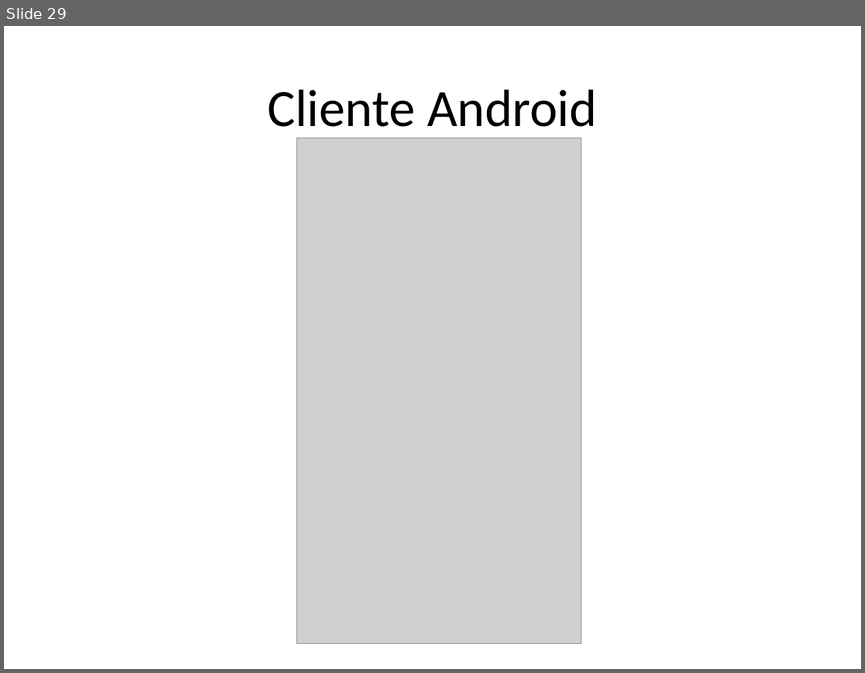
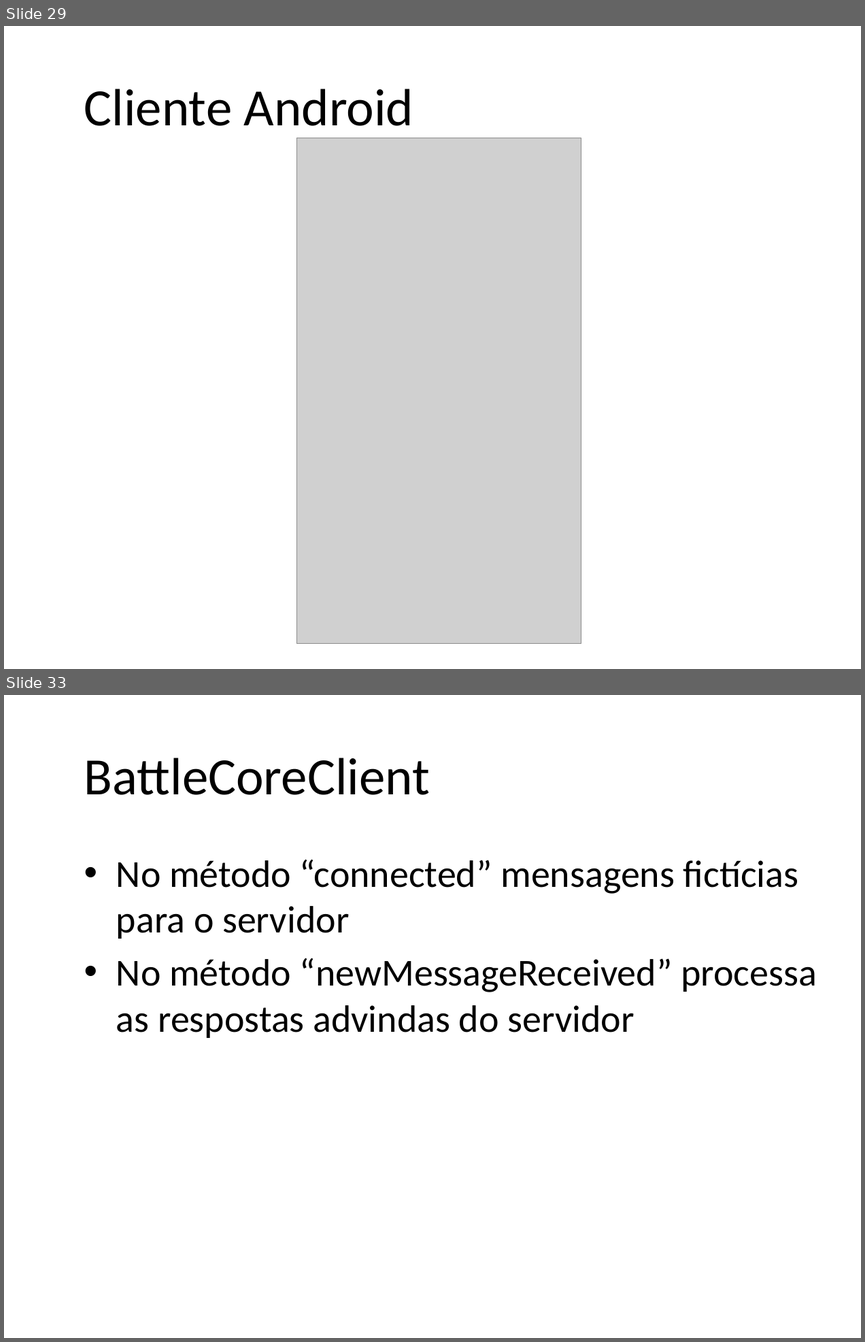
Before and after one commit to stockrt/InvisibleBattlefields, a slide deck: Documents/apresentacao.pptx. Shown one above the other, each under a label of ours: slide 29 before the commit, slides 29 and 33 after it; the slides between them are not shown. The pictures are 865x673 and 865x1342 pixels, drawn with LibreOffice and Linux fonts; fonts in the diff are those of the drawing; grey boxes stand for pictures; background and template pictures are left out. Boxes give left, top, right and bottom in pixels: in the first picture for what was removed or moved away, otherwise in the second. Text is boxed around its words. In the diff, an @@ line names an element or a change of style, - is before the commit and + after.

```diff
--- a/Documents/apresentacao.pptx
+++ b/Documents/apresentacao.pptx
@@ slide 33 added at [4,695,861,1338], background picture (left out) @@
@@ title added at [84,758,430,795], 44 pt, text #000000 @@
+BattleCoreClient
@@ text added at [116,859,817,1038], 32 pt, text #000000 @@
+• No método “connected” mensagens fictícias para o servidor
+• No método “newMessageReceived” processa as respostas advindas do servidor
@@ slide 29 changed as well @@
@@ title "Cliente Android": place and size @@
-title "Cliente Android" at [267,89,597,138]
+title "Cliente Android" at [84,89,414,126]
@@ title "Cliente Android" at [84,89,414,126]: alignment centre to left @@
```
Also in this commit, not shown: 28 other slides changed, 4 other slides added, 1 slide removed.
